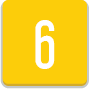
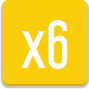
The second 89px x 89px image is a revision of the first. Changes to its layers:
renamed "6" to "x6", painted on it over (21, 20, 68, 69)
